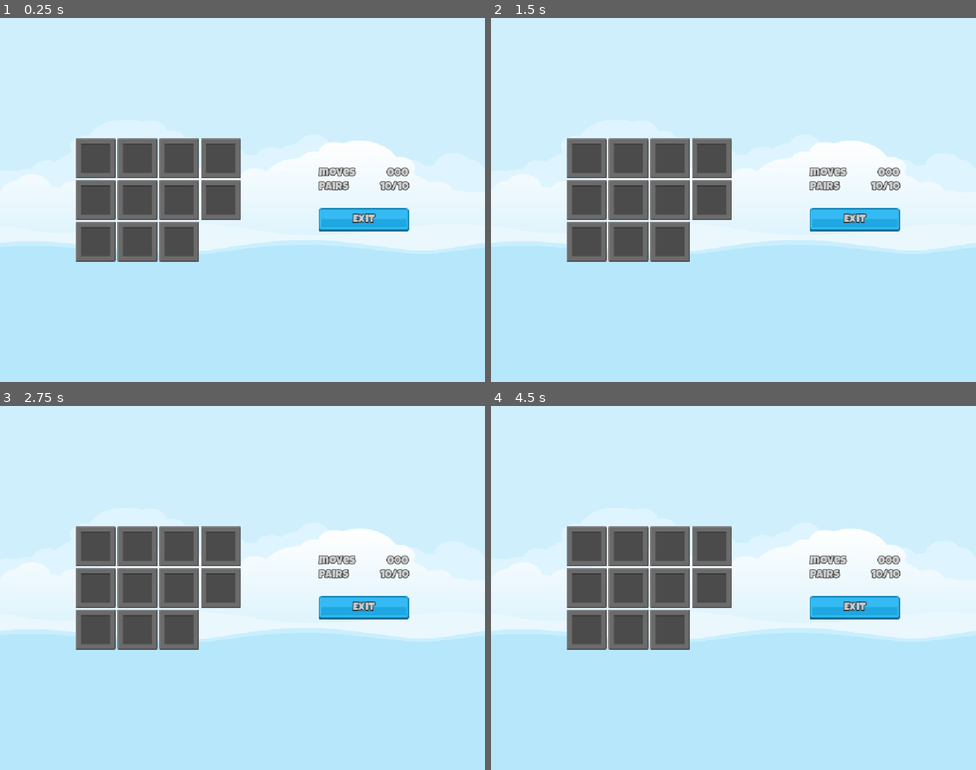
Above: before the commit, frames 1-4 (two rows, left to right).
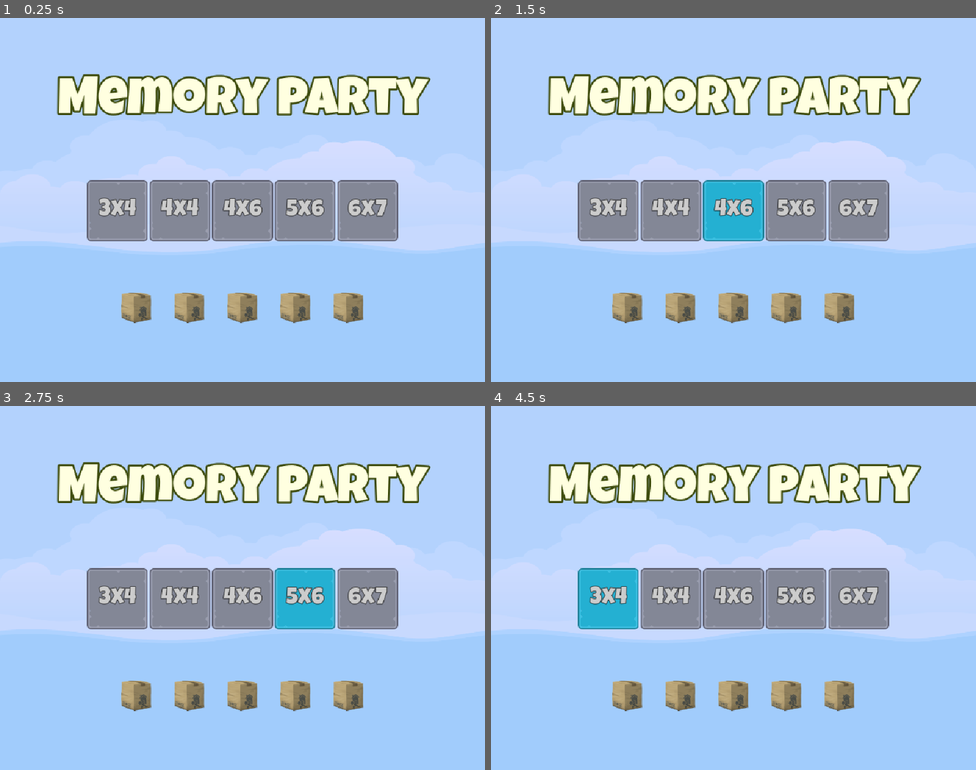
Above: after the commit, the same moments.

Repository: leoxborghi/memory
Game: Godot game, scene res://Scenes/Master/master.tscn
Two runs of this game, one before a commit and one after it. Both use one fixed random seed, a clock stepped at 60 frames per second and the inputs below. The project has no main scene, so this scene is started directly.
Inputs (mouse positions are in pixels of both pictures, inside the frame that each line leads up to):
- Up to frame 1 (0.25 s): no input
- Up to frame 2 (1.5 s): click (670, 210) at 0.5 s, where only the run after the commit has a clickable "4x4"; click (733, 210) at 1.25 s, where only the run after the commit has a clickable "4x6"
- Up to frame 3 (2.75 s): click (305, 598) at 2 s, where only the run after the commit has a clickable "5x6"
- Up to frame 4 (4.5 s): click (859, 598) at 2.75 s, where only the run after the commit has a clickable "6x7"; click (588, 547) at 3.52 s; click (607, 598) at 4.25 s, where only the run after the commit has a clickable "3x4"

The runs differ from the first frame. In frame 1, 100% of the frame differs, in the area x 0-100%, y 0-100%; in frame 2, 100%; in frame 3, 100%; in frame 4, 100%.

Commit message:
bottoni livelli

Diff:
--- /dev/null
+++ b/Classes/LevelSetting.gd
@@ -0,0 +1,20 @@
+class_name LevelSetting
+
+
+extends Resource
+
+
+@export var rows: int = 2
+@export var cols: int = 2
+
+
+var total_tiles: int:
+	get: return rows * cols
+
+
+var target_pairs: int:
+	get: return total_tiles / 2
+
+
+func _to_string() -> String:
+	return "%dx%d" % [rows, cols]
--- /dev/null
+++ b/Scenes/LevelButton.gd
@@ -0,0 +1,13 @@
+extends TextureButton
+
+
+@export var level_setting: LevelSetting
+
+
+@onready var label: Label = $Label
+
+
+
+
+func _ready() -> void:
+	label.text = str(level_setting)
--- /dev/null
+++ b/Scenes/LevelButton/level_button_2.tscn
@@ -0,0 +1,41 @@
+[gd_scene load_steps=8 format=3 uid="uid://dl83ieabgmcan"]
+
+[ext_resource type="Texture2D" uid="uid://yyrlf2xjt4q7" path="res://Assets/ui/level_select_frame_128.png" id="1_w3n01"]
+[ext_resource type="Texture2D" uid="uid://dplsdkr4aeadj" path="res://Assets/ui/level_select_frame_select_128.png" id="2_sef7v"]
+[ext_resource type="Texture2D" uid="uid://cxy28au7ygd8g" path="res://Assets/ui/level_select_frame_hover_128.png" id="3_vpns2"]
+[ext_resource type="Script" uid="uid://dwbpitufsnl4u" path="res://Scenes/LevelButton.gd" id="4_cny0x"]
+[ext_resource type="Script" uid="uid://ddvi4gcsptpj8" path="res://Classes/LevelSetting.gd" id="5_ohvsk"]
+[ext_resource type="LabelSettings" uid="uid://oyvtt4rml4j6" path="res://Resources/LabelWhite48.tres" id="6_mf2lr"]
+
+[sub_resource type="Resource" id="Resource_w3n01"]
+script = ExtResource("5_ohvsk")
+rows = 4
+cols = 4
+metadata/_custom_type_script = "uid://ddvi4gcsptpj8"
+
+[node name="LevelButton2" type="TextureButton"]
+offset_right = 40.0
+offset_bottom = 40.0
+texture_normal = ExtResource("1_w3n01")
+texture_pressed = ExtResource("2_sef7v")
+texture_hover = ExtResource("3_vpns2")
+script = ExtResource("4_cny0x")
+level_setting = SubResource("Resource_w3n01")
+
+[node name="Label" type="Label" parent="."]
+layout_mode = 1
+anchors_preset = 8
+anchor_left = 0.5
+anchor_top = 0.5
+anchor_right = 0.5
+anchor_bottom = 0.5
+offset_left = -20.0
+offset_top = -11.5
+offset_right = 20.0
+offset_bottom = 11.5
+grow_horizontal = 2
+grow_vertical = 2
+text = "0x0"
+label_settings = ExtResource("6_mf2lr")
+horizontal_alignment = 1
+vertical_alignment = 1
--- /dev/null
+++ b/Scenes/LevelButton/level_button_3.tscn
@@ -0,0 +1,41 @@
+[gd_scene load_steps=8 format=3 uid="uid://clisq5l2w5vnb"]
+
+[ext_resource type="Texture2D" uid="uid://yyrlf2xjt4q7" path="res://Assets/ui/level_select_frame_128.png" id="1_uwb10"]
+[ext_resource type="Texture2D" uid="uid://dplsdkr4aeadj" path="res://Assets/ui/level_select_frame_select_128.png" id="2_v40tt"]
+[ext_resource type="Texture2D" uid="uid://cxy28au7ygd8g" path="res://Assets/ui/level_select_frame_hover_128.png" id="3_tj2bq"]
+[ext_resource type="Script" uid="uid://dwbpitufsnl4u" path="res://Scenes/LevelButton.gd" id="4_wk1ex"]
+[ext_resource type="Script" uid="uid://ddvi4gcsptpj8" path="res://Classes/LevelSetting.gd" id="5_nb20a"]
+[ext_resource type="LabelSettings" uid="uid://oyvtt4rml4j6" path="res://Resources/LabelWhite48.tres" id="6_padvk"]
+
+[sub_resource type="Resource" id="Resource_uwb10"]
+script = ExtResource("5_nb20a")
+rows = 4
+cols = 6
+metadata/_custom_type_script = "uid://ddvi4gcsptpj8"
+
+[node name="LevelButton3" type="TextureButton"]
+offset_right = 40.0
+offset_bottom = 40.0
+texture_normal = ExtResource("1_uwb10")
+texture_pressed = ExtResource("2_v40tt")
+texture_hover = ExtResource("3_tj2bq")
+script = ExtResource("4_wk1ex")
+level_setting = SubResource("Resource_uwb10")
+
+[node name="Label" type="Label" parent="."]
+layout_mode = 1
+anchors_preset = 8
+anchor_left = 0.5
+anchor_top = 0.5
+anchor_right = 0.5
+anchor_bottom = 0.5
+offset_left = -20.0
+offset_top = -11.5
+offset_right = 20.0
+offset_bottom = 11.5
+grow_horizontal = 2
+grow_vertical = 2
+text = "0x0"
+label_settings = ExtResource("6_padvk")
+horizontal_alignment = 1
+vertical_alignment = 1
--- /dev/null
+++ b/Scenes/LevelButton/level_button_4.tscn
@@ -0,0 +1,41 @@
+[gd_scene load_steps=8 format=3 uid="uid://cmje4jsllo85e"]
+
+[ext_resource type="Texture2D" uid="uid://yyrlf2xjt4q7" path="res://Assets/ui/level_select_frame_128.png" id="1_78jbb"]
+[ext_resource type="Texture2D" uid="uid://dplsdkr4aeadj" path="res://Assets/ui/level_select_frame_select_128.png" id="2_8p3mb"]
+[ext_resource type="Texture2D" uid="uid://cxy28au7ygd8g" path="res://Assets/ui/level_select_frame_hover_128.png" id="3_kgivm"]
+[ext_resource type="Script" uid="uid://dwbpitufsnl4u" path="res://Scenes/LevelButton.gd" id="4_65hao"]
+[ext_resource type="Script" uid="uid://ddvi4gcsptpj8" path="res://Classes/LevelSetting.gd" id="5_a8thc"]
+[ext_resource type="LabelSettings" uid="uid://oyvtt4rml4j6" path="res://Resources/LabelWhite48.tres" id="6_w15g0"]
+
+[sub_resource type="Resource" id="Resource_78jbb"]
+script = ExtResource("5_a8thc")
+rows = 5
+cols = 6
+metadata/_custom_type_script = "uid://ddvi4gcsptpj8"
+
+[node name="LevelButton4" type="TextureButton"]
+offset_right = 40.0
+offset_bottom = 40.0
+texture_normal = ExtResource("1_78jbb")
+texture_pressed = ExtResource("2_8p3mb")
+texture_hover = ExtResource("3_kgivm")
+script = ExtResource("4_65hao")
+level_setting = SubResource("Resource_78jbb")
+
+[node name="Label" type="Label" parent="."]
+layout_mode = 1
+anchors_preset = 8
+anchor_left = 0.5
+anchor_top = 0.5
+anchor_right = 0.5
+anchor_bottom = 0.5
+offset_left = -20.0
+offset_top = -11.5
+offset_right = 20.0
+offset_bottom = 11.5
+grow_horizontal = 2
+grow_vertical = 2
+text = "0x0"
+label_settings = ExtResource("6_w15g0")
+horizontal_alignment = 1
+vertical_alignment = 1
--- /dev/null
+++ b/Scenes/LevelButton/level_button_5.tscn
@@ -0,0 +1,41 @@
+[gd_scene load_steps=8 format=3 uid="uid://xbodcg4tvxec"]
+
+[ext_resource type="Texture2D" uid="uid://yyrlf2xjt4q7" path="res://Assets/ui/level_select_frame_128.png" id="1_fdlaa"]
+[ext_resource type="Texture2D" uid="uid://dplsdkr4aeadj" path="res://Assets/ui/level_select_frame_select_128.png" id="2_3ro5n"]
+[ext_resource type="Texture2D" uid="uid://cxy28au7ygd8g" path="res://Assets/ui/level_select_frame_hover_128.png" id="3_mda6r"]
+[ext_resource type="Script" uid="uid://dwbpitufsnl4u" path="res://Scenes/LevelButton.gd" id="4_1mvkc"]
+[ext_resource type="Script" uid="uid://ddvi4gcsptpj8" path="res://Classes/LevelSetting.gd" id="5_5mc3k"]
+[ext_resource type="LabelSettings" uid="uid://oyvtt4rml4j6" path="res://Resources/LabelWhite48.tres" id="6_lsorq"]
+
+[sub_resource type="Resource" id="Resource_fdlaa"]
+script = ExtResource("5_5mc3k")
+rows = 6
+cols = 7
+metadata/_custom_type_script = "uid://ddvi4gcsptpj8"
+
+[node name="LevelButton5" type="TextureButton"]
+offset_right = 40.0
+offset_bottom = 40.0
+texture_normal = ExtResource("1_fdlaa")
+texture_pressed = ExtResource("2_3ro5n")
+texture_hover = ExtResource("3_mda6r")
+script = ExtResource("4_1mvkc")
+level_setting = SubResource("Resource_fdlaa")
+
+[node name="Label" type="Label" parent="."]
+layout_mode = 1
+anchors_preset = 8
+anchor_left = 0.5
+anchor_top = 0.5
+anchor_right = 0.5
+anchor_bottom = 0.5
+offset_left = -20.0
+offset_top = -11.5
+offset_right = 20.0
+offset_bottom = 11.5
+grow_horizontal = 2
+grow_vertical = 2
+text = "0x0"
+label_settings = ExtResource("6_lsorq")
+horizontal_alignment = 1
+vertical_alignment = 1
--- a/Scenes/levelButton.tscn
+++ b/Scenes/levelButton.tscn
@@ -1,9 +1,17 @@
-[gd_scene load_steps=5 format=3 uid="uid://bs2xlrgyw1tq7"]
+[gd_scene load_steps=8 format=3 uid="uid://bs2xlrgyw1tq7"]
 
 [ext_resource type="Texture2D" uid="uid://yyrlf2xjt4q7" path="res://Assets/ui/level_select_frame_128.png" id="1_ya3fp"]
 [ext_resource type="Texture2D" uid="uid://dplsdkr4aeadj" path="res://Assets/ui/level_select_frame_select_128.png" id="2_280rc"]
 [ext_resource type="Texture2D" uid="uid://cxy28au7ygd8g" path="res://Assets/ui/level_select_frame_hover_128.png" id="3_pmvva"]
 [ext_resource type="LabelSettings" uid="uid://oyvtt4rml4j6" path="res://Resources/LabelWhite48.tres" id="4_280rc"]
+[ext_resource type="Script" uid="uid://dwbpitufsnl4u" path="res://Scenes/LevelButton.gd" id="4_j4cyj"]
+[ext_resource type="Script" uid="uid://ddvi4gcsptpj8" path="res://Classes/LevelSetting.gd" id="5_2lh6k"]
+
+[sub_resource type="Resource" id="Resource_aa54p"]
+script = ExtResource("5_2lh6k")
+rows = 3
+cols = 4
+metadata/_custom_type_script = "uid://ddvi4gcsptpj8"
 
 [node name="LevelButton" type="TextureButton"]
 offset_right = 40.0
@@ -11,6 +19,8 @@
 texture_normal = ExtResource("1_ya3fp")
 texture_pressed = ExtResource("2_280rc")
 texture_hover = ExtResource("3_pmvva")
+script = ExtResource("4_j4cyj")
+level_setting = SubResource("Resource_aa54p")
 
 [node name="Label" type="Label" parent="."]
 layout_mode = 1
--- a/Scenes/main.tscn
+++ b/Scenes/main.tscn
@@ -1,8 +1,12 @@
-[gd_scene load_steps=4 format=3 uid="uid://cxkwrwprb31nk"]
+[gd_scene load_steps=8 format=3 uid="uid://cxkwrwprb31nk"]
 
 [ext_resource type="LabelSettings" uid="uid://4nw8xvsge82v" path="res://Resources/Title.tres" id="1_bo1nx"]
 [ext_resource type="PackedScene" uid="uid://d2akrh1hw1qlr" path="res://Scenes/front_sprite.tscn" id="2_8gbba"]
-[ext_resource type="PackedScene" uid="uid://bs2xlrgyw1tq7" path="res://Scenes/LevelButton.tscn" id="2_jjvhh"]
+[ext_resource type="PackedScene" uid="uid://bs2xlrgyw1tq7" path="res://Scenes/levelButton.tscn" id="2_jjvhh"]
+[ext_resource type="PackedScene" uid="uid://dl83ieabgmcan" path="res://Scenes/LevelButton/level_button_2.tscn" id="3_6bp64"]
+[ext_resource type="PackedScene" uid="uid://clisq5l2w5vnb" path="res://Scenes/LevelButton/level_button_3.tscn" id="4_344ge"]
+[ext_resource type="PackedScene" uid="uid://cmje4jsllo85e" path="res://Scenes/LevelButton/level_button_4.tscn" id="5_ynf5e"]
+[ext_resource type="PackedScene" uid="uid://xbodcg4tvxec" path="res://Scenes/LevelButton/level_button_5.tscn" id="6_hptm8"]
 
 [node name="Main" type="Control"]
 layout_mode = 3
@@ -50,16 +54,16 @@
 [node name="LevelButton" parent="VB/HBLevels" instance=ExtResource("2_jjvhh")]
 layout_mode = 2
 
-[node name="LevelButton2" parent="VB/HBLevels" instance=ExtResource("2_jjvhh")]
+[node name="LevelButton2" parent="VB/HBLevels" instance=ExtResource("3_6bp64")]
 layout_mode = 2
 
-[node name="LevelButton3" parent="VB/HBLevels" instance=ExtResource("2_jjvhh")]
+[node name="LevelButton3" parent="VB/HBLevels" instance=ExtResource("4_344ge")]
 layout_mode = 2
 
-[node name="LevelButton4" parent="VB/HBLevels" instance=ExtResource("2_jjvhh")]
+[node name="LevelButton4" parent="VB/HBLevels" instance=ExtResource("5_ynf5e")]
 layout_mode = 2
 
-[node name="LevelButton5" parent="VB/HBLevels" instance=ExtResource("2_jjvhh")]
+[node name="LevelButton5" parent="VB/HBLevels" instance=ExtResource("6_hptm8")]
 layout_mode = 2
 
 [node name="HBSprite" type="HBoxContainer" parent="VB"]
Not shown, added: Classes/LevelSetting.gd.uid
Not shown, added: Scenes/LevelButton.gd.uid
Not shown: 2 places in Scenes/Master/master.tscn that only renumber resources
